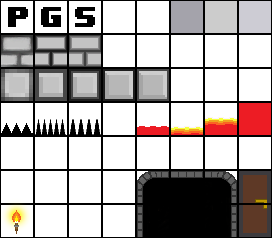
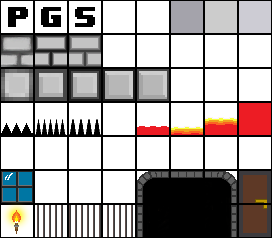
Revision of a layered w=272, h=238 image; what changed, layer by layer:
renamed "Layer 4 copy" to "Lava half full", painted on it over 185, 129, 203, 130
added group "Windows" with 4 layers above "Door3" over 1, 171, 133, 237
added layer "bars right" in group "Windows" over 107, 205, 133, 237
added layer "bars" in group "Windows" over 37, 205, 63, 237
added layer "bars left" in group "Windows" over 69, 205, 101, 237
added layer "Window 1" in group "Windows" over 1, 171, 33, 203
